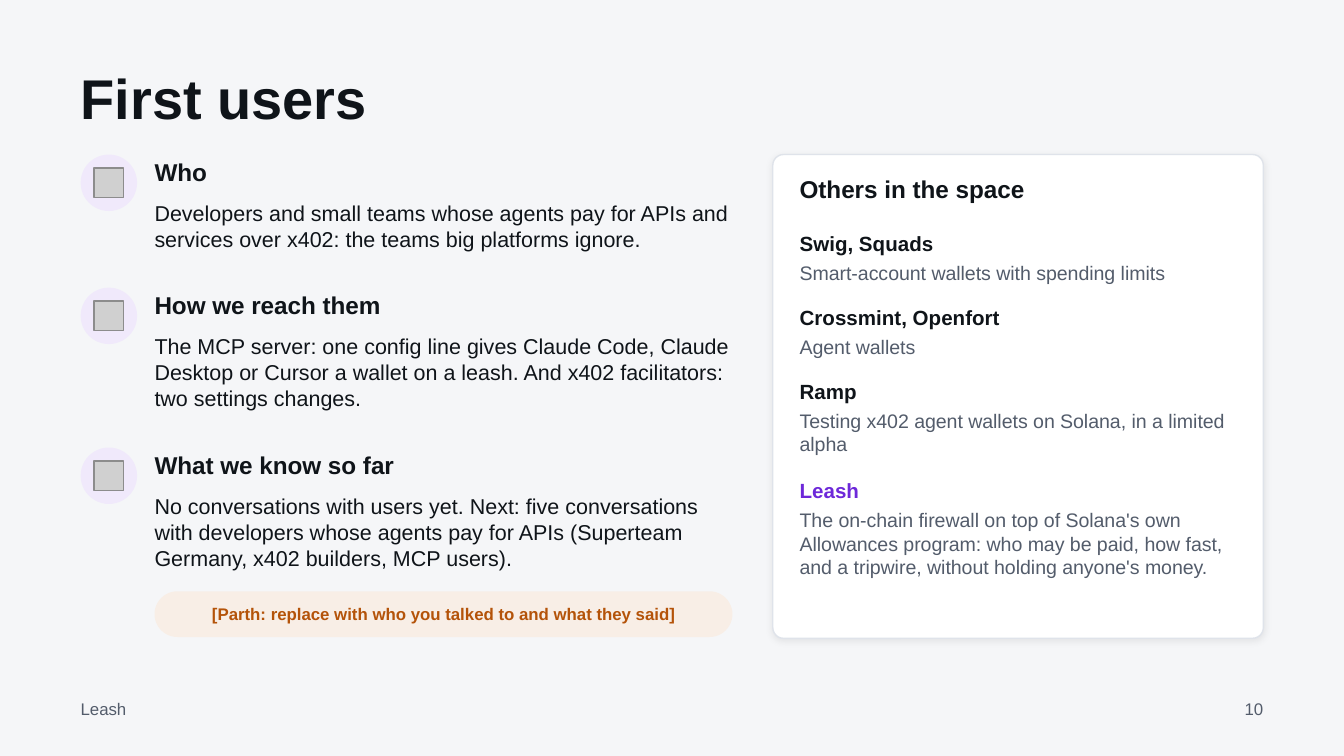
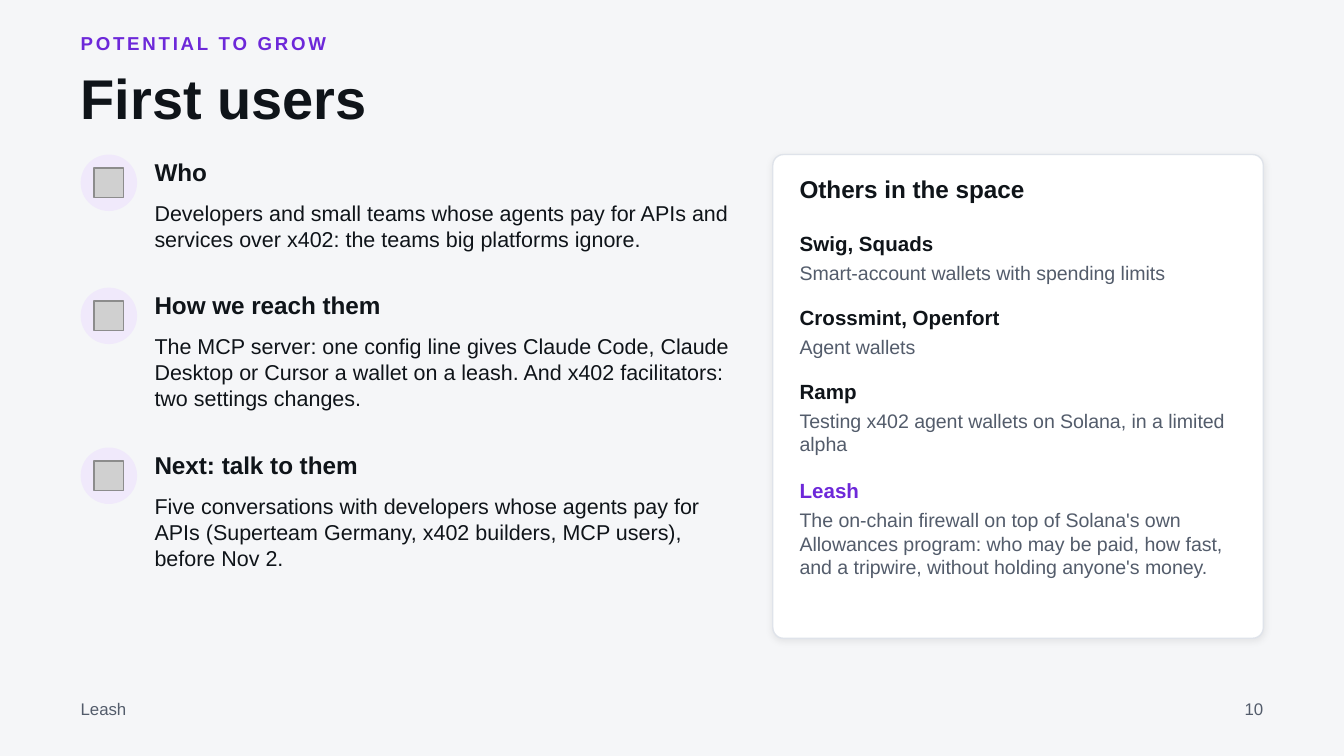
Before and after one commit to parthdeshmukh488-ops/hub, a slide deck: slide 10 of docs/pitch/leash-deck.pptx. Drawn at 1344x756 pixels with LibreOffice and Linux fonts; fonts in the diff are those of the drawing; grey boxes stand for pictures. Boxes give left, top, right and bottom in pixels: in the first picture for what was removed or moved away, otherwise in the second. Text is boxed around its words. In the diff, an @@ line names an element or a change of style, - is before the commit and + after.

```diff
--- a/docs/pitch/leash-deck.pptx
+++ b/docs/pitch/leash-deck.pptx
@@ text added at (81, 37, 326, 50), 10 pt, text #6D28D9, bold @@
+POTENTIAL TO GROW
@@ text at (155, 456, 358, 475): text changed @@
-What we know so far
+Next: talk to them
@@ text at (155, 498, 699, 567): text changed @@
-No conversations with users yet. Next: five conversations with developers whose agents pay for APIs (Superteam Germany, x402 builders, MCP users).
+Five conversations with developers whose agents pay for APIs (Superteam Germany, x402 builders, MCP users), before Nov 2.
@@ rounded rectangle removed at (155, 591, 732, 637) @@
@@ text removed at (212, 607, 675, 624) @@
-[Parth: replace with who you talked to and what they said]
```
Also in this commit, not shown: 10 other slides changed, 4 other files.
